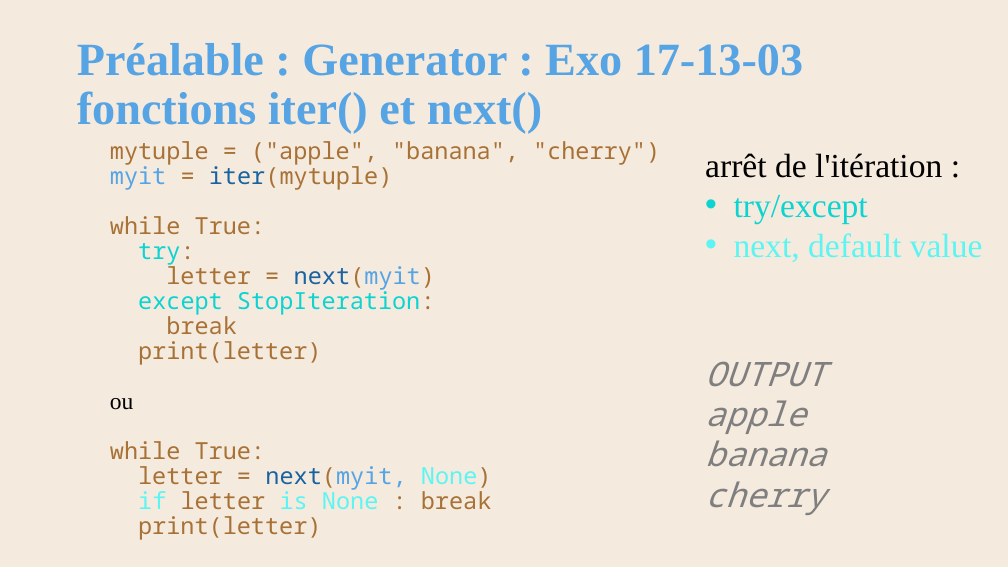
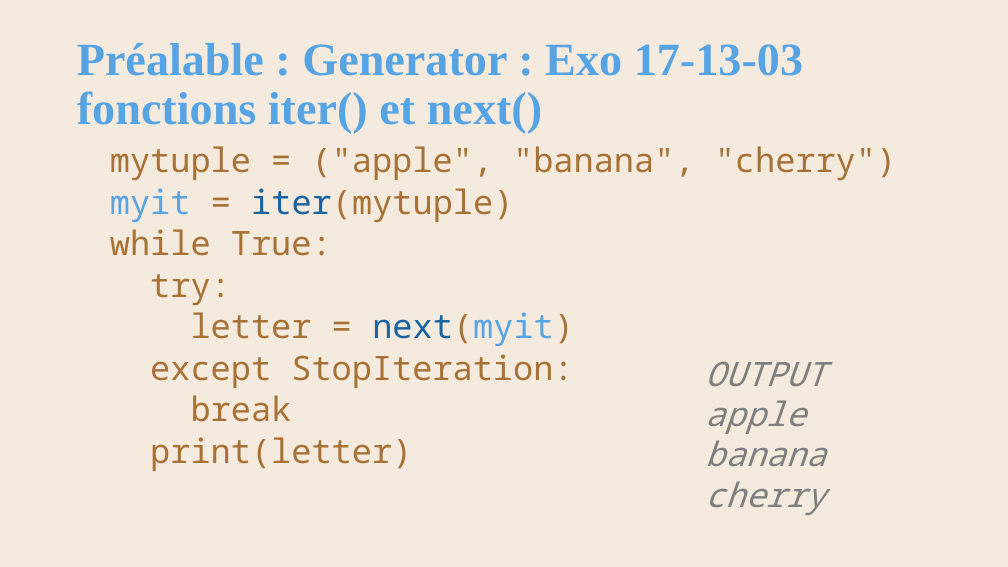
Before and after one commit to AlainWafflard/4IPO3, a slide deck: slide 29 of 17-POO-design-pattern/syllabus_17.pptx. Drawn at 1008x567 pixels with LibreOffice and Linux fonts; fonts in the diff are those of the drawing; background and template pictures are left out. Boxes give left, top, right and bottom in pixels: in the first picture for what was removed or moved away, otherwise in the second. Text is boxed around its words. In the diff, an @@ line names an element or a change of style, - is before the commit and + after.

```diff
--- a/17-POO-design-pattern/syllabus_17.pptx
+++ b/17-POO-design-pattern/syllabus_17.pptx
@@ text "mytuple = ("apple", "banana", "cherry")" at box(110, 146, 896, 471): size 22.4 to 32 pt; text colour #0DD3D1 to #A87236 in "try:", "except StopIteration:"; line spacing 0.7 to 0.9 @@
@@ text removed at box(705, 153, 983, 262) @@
-arrêt de l'itération :
-• try/except
-• next, default value
@@ text at box(110, 398, 492, 540): paragraphs removed @@
-  ou
-  while True:
-  letter = next(myit, None)
-  if letter is None : break
-  print(letter)
```
Also in this commit, not shown: 7 other slides changed, 1 slide added, 6 slides removed, 2 other files.
